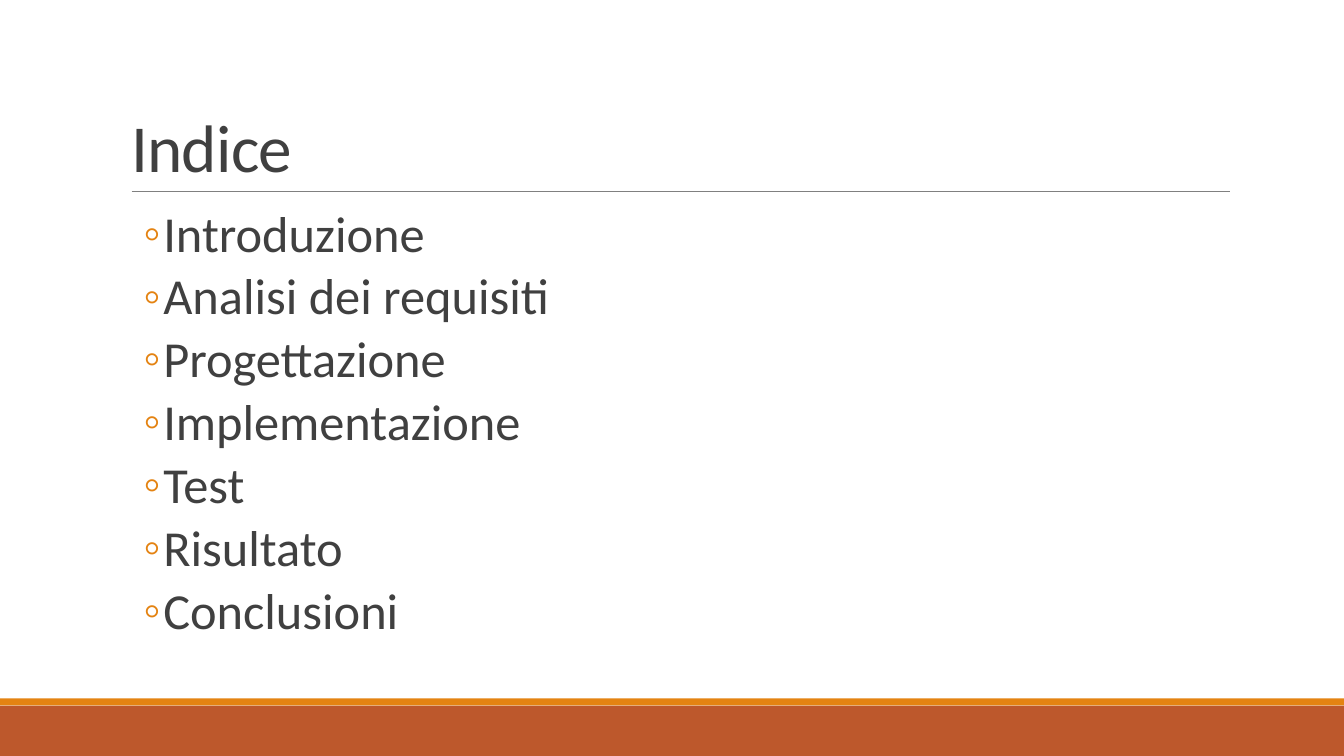
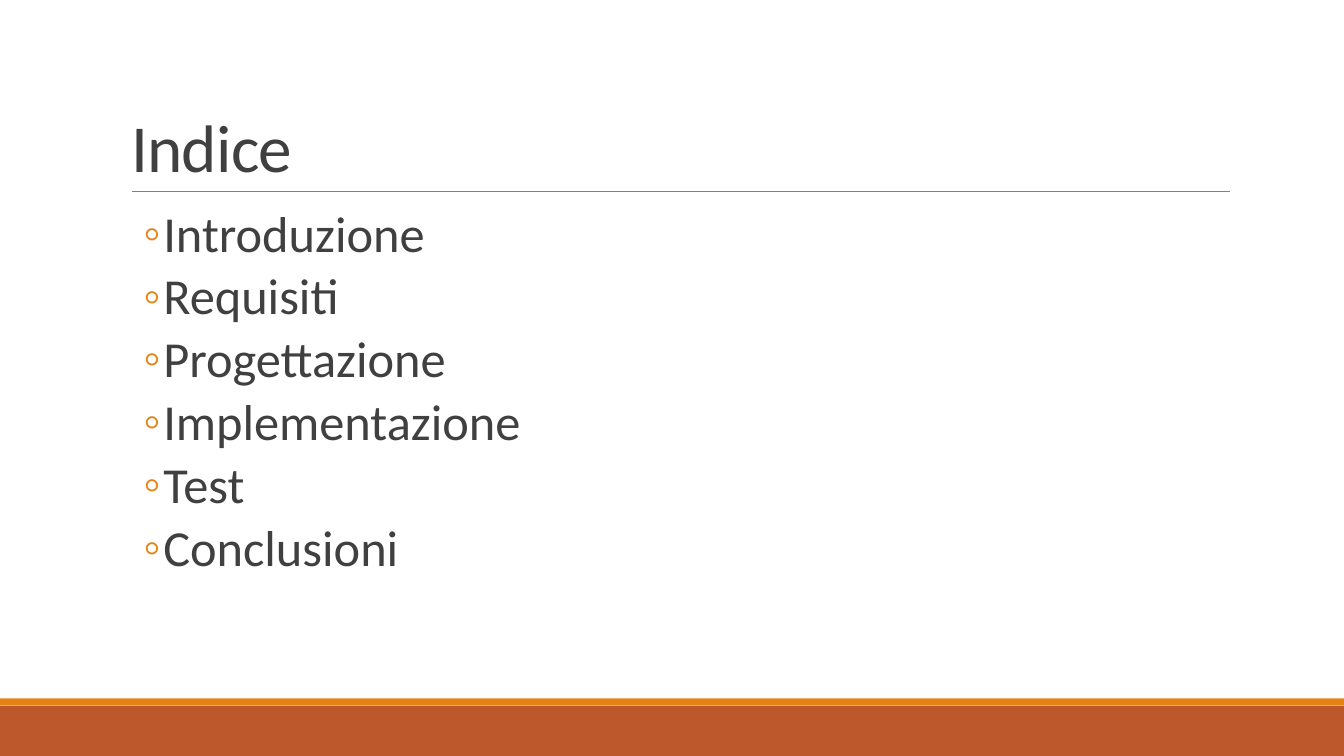
Before and after one commit to nemastojanovic/FanClock2, a slide deck: slide 2 of Documentazione/I3_PRESENTAZIONE_PROG3.pptx. Drawn at 1344x756 pixels with LibreOffice and Linux fonts; fonts in the diff are those of the drawing. Boxes give left, top, right and bottom in pixels: in the first picture for what was removed or moved away, otherwise in the second. Text is boxed around its words. In the diff, an @@ line names an element or a change of style, - is before the commit and + after.

```diff
--- a/Documentazione/I3_PRESENTAZIONE_PROG3.pptx
+++ b/Documentazione/I3_PRESENTAZIONE_PROG3.pptx
@@ text at [163, 279, 338, 322]: text changed @@
-  ◦ Analisi dei requisiti
+  ◦ Requisiti
@@ text at [163, 531, 342, 567]: paragraph removed @@
-  ◦ Risultato
```
Also in this commit, not shown: 3 other slides changed, 10 slides added, 12 slides removed.
